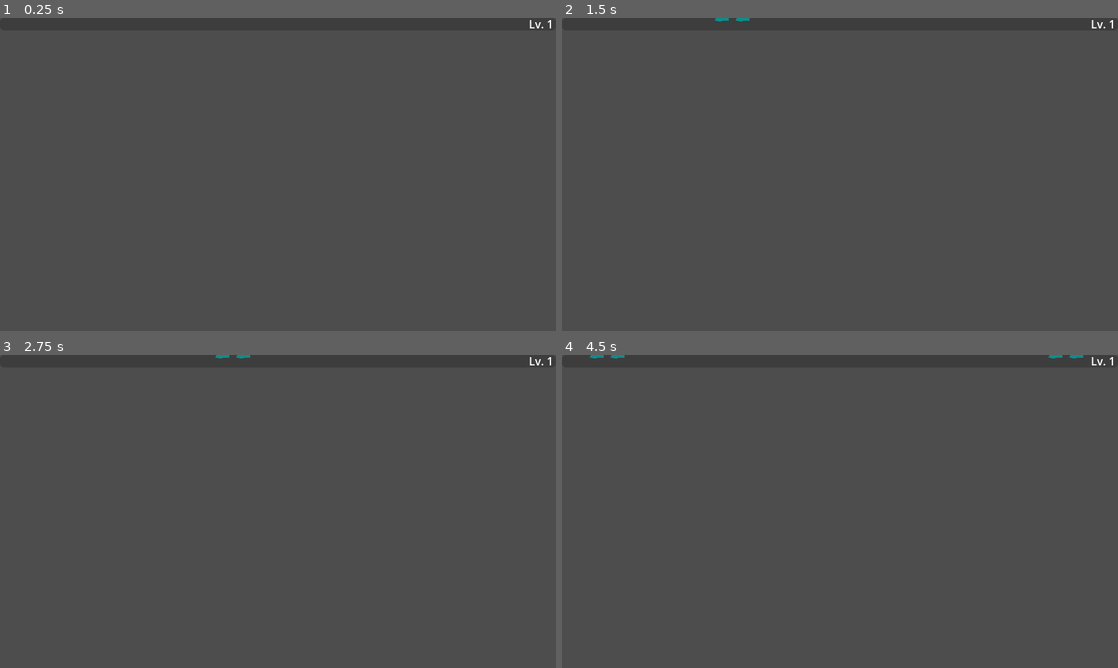
Above: before the commit, frames 1-4 (two rows, left to right).
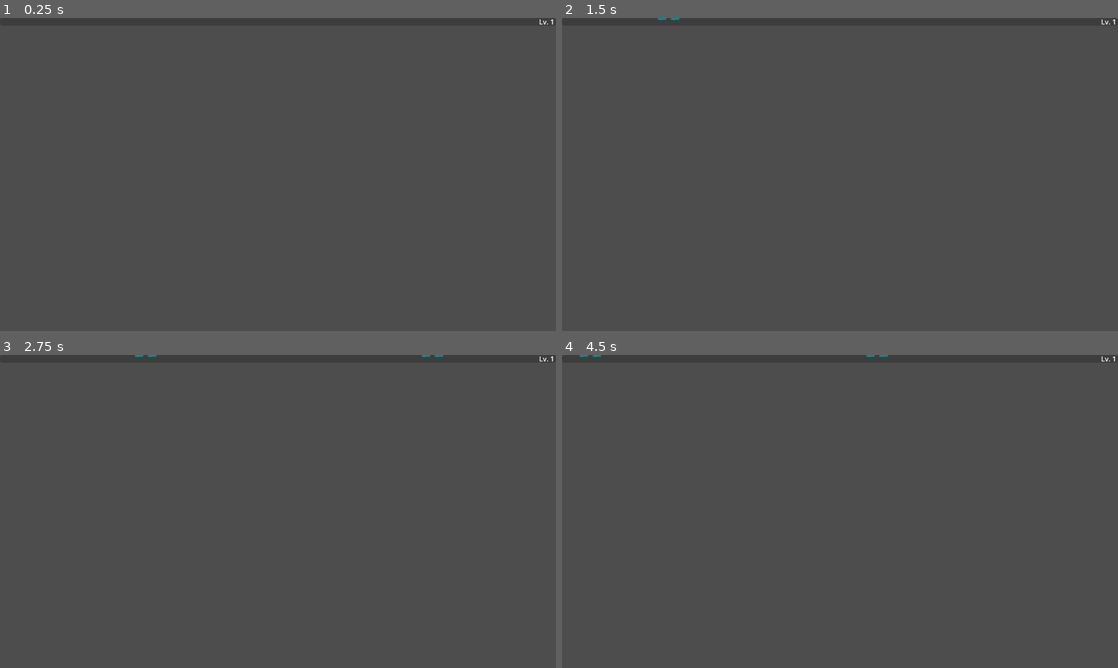
Above: after the commit, the same moments.

Repository: storyoftime66/ColorSurvivor
Game: Godot game, scene res://weapons/knifes/knifes.tscn
Same seed, same stepped clock (60 frames per second), same inputs: the game is played once before the commit and once after it. This scene is started directly instead of the project's main scene. The engine's default icon, where the game draws it, is replaced by a stand-in: a white triangle on a blue panel in a dark square.
Inputs (mouse positions are in pixels of both pictures, inside the frame that each line leads up to):
- Up to frame 1 (0.25 s): no input
- Up to frame 2 (1.5 s): tap Enter at 0.5 s; move the mouse to (962, 158) at 0.52 s; hold D (move_right) 0.53-1.28 s; click (962, 158) at 0.67 s; tap Space at 1.25 s; move the mouse to (728, 190) at 1.27 s; hold S (move_down) from 1.28 s (still down)
- Up to frame 3 (2.75 s): tap Enter at 2 s; move the mouse to (333, 442) at 2.02 s; release S (move_down) at 2.03 s; hold D (move_right) from 2.03 s (still down)
- Up to frame 4 (4.5 s): tap Space at 2.75, 4.25 s; move the mouse to (812, 574) at 2.77 s; release D (move_right) at 2.78 s; hold W (move_up) 2.78-3.53 s; click (812, 574) at 2.92 s; tap Enter at 3.5 s; move the mouse to (1006, 558) at 3.52 s; hold A (move_left) from 3.53 s (still down); move the mouse to (673, 464) at 4.27 s

The runs differ from the first frame. In frame 1, less than 0.1% of the frame differs, in the area x 95-100%, y 0-4%; in frame 2, 0.1%; in frame 3, 0.1%; in frame 4, 0.2%, in the area x 3-100%, y 0-4%.
Error before the commit: Compile Error: Identifier not found: velocity (res://characters/player/player_character.gd:45)
Error after the commit: Compile Error: Identifier not found: velocity (res://characters/player/player_character.gd:43)

Commit message:
添加角色升级选择道具界面

Diff:
--- a/Levels/Dev.tscn
+++ b/Levels/Dev.tscn
@@ -1,6 +1,6 @@
-[gd_scene load_steps=2 format=2]
+[gd_scene load_steps=2 format=3 uid="uid://bwq00038syhym"]
 
-[ext_resource path="res://Levels/Dev.gd" type="Script" id=1]
+[ext_resource type="Script" path="res://Levels/Dev.gd" id="1"]
 
 [node name="Dev" type="Node"]
-script = ExtResource( 1 )
+script = ExtResource("1")
--- a/Levels/Main.tscn
+++ b/Levels/Main.tscn
@@ -1,15 +1,6 @@
-[gd_scene load_steps=4 format=3 uid="uid://3lhqg1jspg33"]
+[gd_scene load_steps=2 format=3 uid="uid://3lhqg1jspg33"]
 
-[ext_resource type="PackedScene" uid="uid://ck2ns46k4s741" path="res://ui/gameplay/item_tile.tscn" id="2_rxtjq"]
 [ext_resource type="Script" path="res://Levels/Main.gd" id="3"]
-[ext_resource type="PackedScene" uid="uid://rokx6p7qp7ej" path="res://weapons/ultimate_void_eye/ultimate_void_eye.tscn" id="3_78t0v"]
 
 [node name="Main" type="Node"]
 script = ExtResource("3")
-
-[node name="ItemTile" parent="." instance=ExtResource("2_rxtjq")]
-offset_left = -449.0
-offset_top = -179.0
-offset_right = -249.0
-offset_bottom = 91.0
-item_scene = ExtResource("3_78t0v")
--- a/characters/enemies/base_enemy.gd
+++ b/characters/enemies/base_enemy.gd
@@ -1,9 +1,8 @@
 class_name BaseEnemy extends RigidBody2D
 # 敌人基类
 
-# 属性：攻击伤害、移动速度、血量
-@export var attack_damage: float = 5.0		## 攻击伤害
-@export var experience_amount: float = 1.0
+@export var attack_damage: float = 5.0			## 攻击伤害
+@export var exp_amount: float = 1.0		## 经验值
 
 @onready var attack_timer := $AttackTimer as Timer
 @onready var character_comp := $CharacterComponent as CharacterComponent
@@ -31,7 +30,7 @@
 
 func _on_AttackTimer_timeout() -> void:
 	if is_instance_valid(player):
-		player.take_damage(attack_damage)
+		player.character_comp.take_damage(attack_damage)
 
 
 func _on_MovementTimer_timeout() -> void:
@@ -40,5 +39,5 @@
 
 
 func _on_character_component_character_died(comp):
-	EnemyManager.spawn_experience(experience_amount, position)
+	EnemyManager.spawn_experience(exp_amount, position)
 	queue_free()
--- a/characters/player/player_character.gd
+++ b/characters/player/player_character.gd
@@ -21,10 +21,8 @@
 
 func _ready():
 	# 角色自身属性
-	level_comp.required_exp_evaluator = get_experience_needed
-
+	level_comp.required_exp_evaluator = get_required_exp
 	screen_size = get_viewport_rect().size
-
 	PlayerManager.emit_signal("player_ready", self)
 
 
@@ -45,13 +43,9 @@
 	var velocity = velocity
 
 
-# TODO: 受到伤害，返回实际受到的伤害
-func take_damage(damage_amount: float) -> float:
-	return character_comp.take_damage(damage_amount)
+func get_required_exp(level: int) -> float:
+	return level * (level + 1) * 2.5
 
-
-func get_experience_needed(level: int) -> float:
-	return level * (level + 1) * 2.5
 
 func _on_pickup_component_item_absorbed(pickable_item: BasePickableItem):
 	# 经验的处理方法
@@ -62,3 +56,14 @@
 
 func _on_character_component_health_changed(old_value, new_value):
 	($HealthBar as ProgressBar).value = new_value / character_comp.max_health
+
+
+func _on_level_component_level_up(new_level):
+	# TODO: 先做到PlayerManager中
+	get_tree().paused = true
+	var item_page_scene = load("res://ui/gameplay/obtaining_item_page.tscn") as PackedScene
+	var item_page = item_page_scene.instantiate() as ObtainingItemPage
+	var weapon_list = PlayerManager.weapon_list.duplicate()
+	weapon_list.shuffle()
+	item_page.item_scenes = weapon_list.slice(0, 3)
+	HUD.add_child(item_page)
--- a/characters/player/player_character.tscn
+++ b/characters/player/player_character.tscn
@@ -53,4 +53,5 @@
 move_speed = 200.0
 
 [connection signal="item_absorbed" from="PickupComponent" to="." method="_on_pickup_component_item_absorbed"]
+[connection signal="level_up" from="LevelComponent" to="." method="_on_level_component_level_up"]
 [connection signal="health_changed" from="CharacterComponent" to="." method="_on_character_component_health_changed"]
--- a/managers/enemy_manager.gd
+++ b/managers/enemy_manager.gd
@@ -16,7 +16,7 @@
 	var enemies = get_tree().get_nodes_in_group("enemies")
 	var closest_pos := Vector2(2000, 0).rotated(randf() * 360.0)
 	var closest_distance_square := INF
-	var player_position = PlayerManager.player_position
+	var player_position = PlayerManager.players[0].position
 	var temp_distance_square: float
 	for enemy in enemies:
 		temp_distance_square = enemy.position.distance_squared_to(player_position)
--- a/managers/player_manager.gd
+++ b/managers/player_manager.gd
@@ -11,7 +11,13 @@
 var player_level_component: LevelComponent
 
 var damage_number_scene: PackedScene = preload("res://ui/gameplay/damage_number.tscn")
-
+var weapon_list := [
+	preload("res://weapons/fuel_drop/fuel_drop.tscn"),				## 爆炸液滴
+	preload("res://weapons/knifes/knifes.tscn"),					## 飞刀
+	preload("res://weapons/magic_missle/magic_missle.tscn"),		## 魔法飞弹
+	preload("res://weapons/onion/onion.tscn"),						## 洋葱
+	preload("res://weapons/ultimate_void_eye/ultimate_void_eye.tscn"),	## 虚空之眼
+]
 
 func _ready():
 	# 获取主场景，TODO: 优化获取主节点的方法
@@ -36,11 +42,11 @@
 
 func initialize_weapons(character: PlayerCharacter) -> void:
 	# 赋予初始武器
-#	obtain_weapon(load("res://weapons/magic_missle/magic_missle.tscn"))
-#	obtain_weapon(load("res://weapons/knifes/knifes.tscn"))
-#	obtain_weapon(load("res://weapons/onion/onion.tscn"))
-	character.weapon_comp.obtain_weapon(load("res://weapons/ultimate_void_eye/ultimate_void_eye.tscn"))
-#	obtain_weapon(load("res://weapons/fuel_drop/fuel_drop.tscn"))
+#	character.weapon_comp.obtain_weapon(load("res://weapons/magic_missle/magic_missle.tscn"))
+#	character.weapon_comp.obtain_weapon(load("res://weapons/knifes/knifes.tscn"))
+#	character.weapon_comp.obtain_weapon(load("res://weapons/onion/onion.tscn"))
+#	character.weapon_comp.obtain_weapon(load("res://weapons/ultimate_void_eye/ultimate_void_eye.tscn"))
+	character.weapon_comp.obtain_weapon(load("res://weapons/fuel_drop/fuel_drop.tscn"))
 
 
 # 工具方法
--- a/project.godot
+++ b/project.godot
@@ -25,7 +25,6 @@
 
 window/size/viewport_width=1280
 window/size/viewport_height=720
-window/stretch/mode="2d"
 
 [dotnet]
 
--- a/ui/gameplay/item_tile.gd
+++ b/ui/gameplay/item_tile.gd
@@ -1,5 +1,7 @@
 class_name ItemTile extends Control
 
+
+signal item_tile_clicked(item_scene: PackedScene)		## 道具卡片被点击时
 
 # ItemComponent节点的名称，通过名称来识别节点。TODO: 改进
 const ITEM_COMP_NAME := "ItemComponent"
@@ -50,3 +52,8 @@
 					description = state.get_node_property_value(node_idx, prop_idx)
 					description_node.text = description
 		break
+
+
+func _on_gui_input(event: InputEvent):
+	if event.is_pressed():
+		emit_signal("item_tile_clicked", item_scene)
--- a/ui/gameplay/item_tile.tscn
+++ b/ui/gameplay/item_tile.tscn
@@ -83,3 +83,6 @@
 text = "物品描述物品描述物品描述物品描述物品描述物品描述物品描述物"
 horizontal_alignment = 1
 autowrap_mode = 3
+
+[connection signal="gui_input" from="." to="." method="_on_gui_input"]
+[connection signal="gui_input" from="Background" to="." method="_on_background_gui_input"]
--- a/ui/gameplay/obtaining_item_page.gd
+++ b/ui/gameplay/obtaining_item_page.gd
@@ -1,11 +1,24 @@
 class_name ObtainingItemPage extends Control
+# 获取道具页面
 
+
+var item_scenes : Array = []
+
+@onready var hbox := $HBox as HBoxContainer
+const tile_scene : PackedScene = preload("res://ui/gameplay/item_tile.tscn")
 
 # Called when the node enters the scene tree for the first time.
 func _ready():
-	pass # Replace with function body.
+	for tile in get_children():
+		hbox.remove_child(tile)
 
+	for item_scene in item_scenes:
+		var item_tile = tile_scene.instantiate()
+		item_tile.item_scene = item_scene
+		item_tile.connect("item_tile_clicked", _on_item_tile_clicked)
+		hbox.add_child(item_tile)
 
-# Called every frame. 'delta' is the elapsed time since the previous frame.
-func _process(delta):
-	pass
+func _on_item_tile_clicked(item_scene: PackedScene):
+	PlayerManager.players[0].weapon_comp.obtain_weapon(item_scene)
+	get_tree().paused = false
+	queue_free()
--- a/ui/gameplay/obtaining_item_page.tscn
+++ b/ui/gameplay/obtaining_item_page.tscn
@@ -1,9 +1,9 @@
-[gd_scene load_steps=3 format=3 uid="uid://uilb2irys15i"]
+[gd_scene load_steps=2 format=3 uid="uid://uilb2irys15i"]
 
 [ext_resource type="Script" path="res://ui/gameplay/obtaining_item_page.gd" id="1_3irnh"]
-[ext_resource type="PackedScene" uid="uid://ck2ns46k4s741" path="res://ui/gameplay/item_tile.tscn" id="2_nd33a"]
 
 [node name="obtaining_item_page" type="Control"]
+process_mode = 3
 layout_mode = 3
 anchors_preset = 15
 anchor_right = 1.0
@@ -27,12 +27,3 @@
 grow_vertical = 2
 pivot_offset = Vector2(0, 135)
 theme_override_constants/separation = 80
-
-[node name="ItemTile" parent="HBox" instance=ExtResource("2_nd33a")]
-layout_mode = 2
-
-[node name="ItemTile2" parent="HBox" instance=ExtResource("2_nd33a")]
-layout_mode = 2
-
-[node name="ItemTile3" parent="HBox" instance=ExtResource("2_nd33a")]
-layout_mode = 2
--- a/weapons/fuel_drop/fuel_drop_projectile.gd
+++ b/weapons/fuel_drop/fuel_drop_projectile.gd
@@ -46,6 +46,6 @@
 		var enemy = result.collider as BaseEnemy
 		if enemy != null:
 			var impact_impulse = (enemy.global_position - target_position).normalized() * impact
-			var actual_damage = enemy.take_damage(damage, impact_impulse)
+			var actual_damage = enemy.character_comp.take_damage(damage, impact_impulse)
 			PlayerManager.spawn_damage_number(enemy.position, actual_damage)
 	destroy()
--- a/weapons/knifes/knifes.gd
+++ b/weapons/knifes/knifes.gd
@@ -8,6 +8,6 @@
 	projectile.top_level = true
 	add_child(projectile)
 	projectile.global_position = global_position
-	projectile.global_rotation = PlayerManager.player_orientation
+	projectile.global_rotation = PlayerManager.players[0].orientation
 
 	return projectile
--- a/weapons/magic_missle/magic_missle.gd
+++ b/weapons/magic_missle/magic_missle.gd
@@ -8,7 +8,7 @@
 	projectile.top_level = true
 	add_child(projectile)
 	projectile.global_position = global_position
-	projectile.global_rotation = PlayerManager.player_position.angle_to_point(
+	projectile.global_rotation = PlayerManager.players[0].position.angle_to_point(
 		EnemyManager.get_closest_enemy_position())
 
 	return projectile
--- a/weapons/onion/Onion.gd
+++ b/weapons/onion/Onion.gd
@@ -3,7 +3,7 @@
 
 
 # 在范围内的敌人
-var enemies_in_range: Array = []
+var enemies_in_range: Array[BaseEnemy] = []
 
 func _ready():
 	super._ready()
@@ -14,8 +14,8 @@
 func shoot():
 	for enemy in enemies_in_range:
 		if is_instance_valid(enemy):
-			var impact_impulse = (enemy.position - PlayerManager.player_position).normalized() * impact
-			var actual_damage = (enemy as BaseEnemy).take_damage(damage, impact_impulse)
+			var impact_impulse = (enemy.global_position - global_position).normalized() * impact
+			var actual_damage = enemy.character_comp.take_damage(damage, impact_impulse)
 			PlayerManager.spawn_damage_number(enemy.position, actual_damage)
 
 func _on_DamageArea_body_entered(body):
